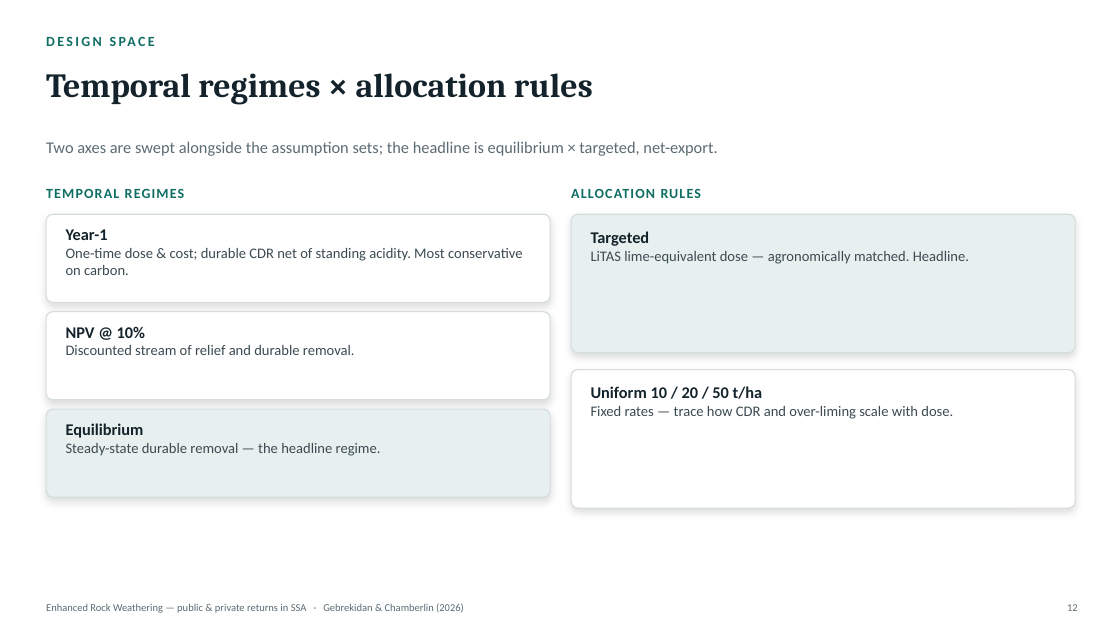
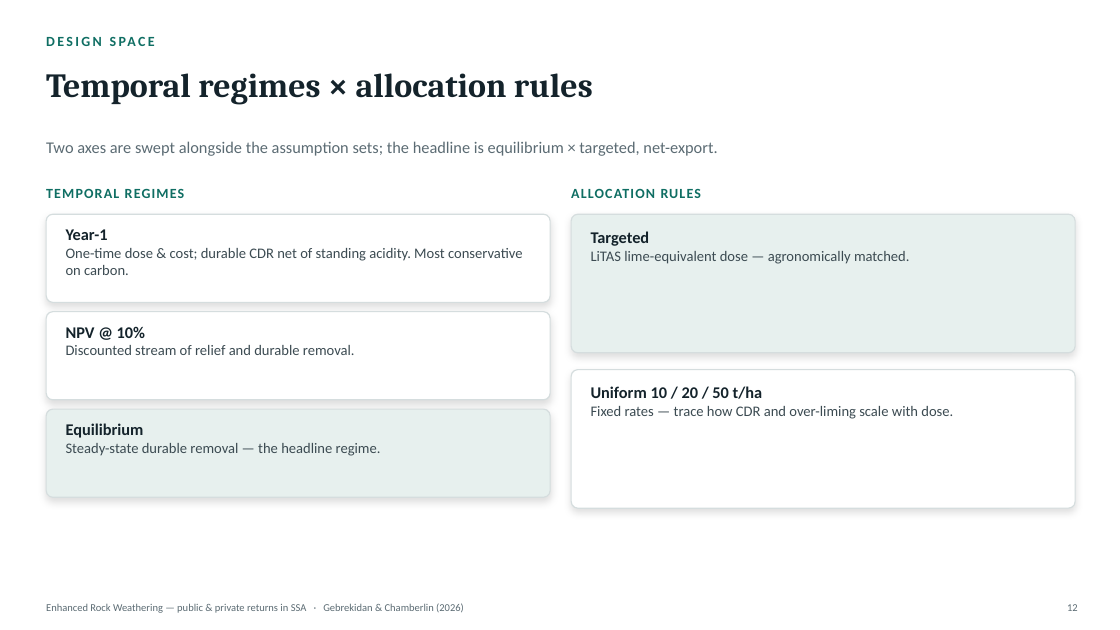
Before and after one commit to chamb244/erw-exante-v2, a slide deck: slide 12 of paper/ERW_public_private_returns_walkthrough.pptx. Drawn at 1120x630 pixels with LibreOffice and Linux fonts; fonts in the diff are those of the drawing. Boxes give left, top, right and bottom in pixels: in the first picture for what was removed or moved away, otherwise in the second. Text is boxed around its words. In the diff, an @@ line names an element or a change of style, - is before the commit and + after.

Commit message:
Wire net-export CDR into erw-7 (regime-specific sink); erw-11 headline=equilibrium
erw-7 now applies durable = max(gross - F*S, 0) inside cdr_revenue, with
F=0.88 from feedstock chemistry and a regime-specific acidity sink
(standing for year1/NPV, maintenance for equilibrium). NA sink -> 0 so
non-acid pixels export fully. erw-11 REGIME default -> equilibrium to
match the manuscript headline. Re-run erw-7 then erw-10/erw-11 to
regenerate.

```diff
--- a/paper/ERW_public_private_returns_walkthrough.pptx
+++ b/paper/ERW_public_private_returns_walkthrough.pptx
@@ text at (591, 231, 910, 264): text changed @@
-Targeted
-LiTAS lime-equivalent dose — agronomically matched. Headline.
+Targeted
+LiTAS lime-equivalent dose — agronomically matched.
```
Also in this commit, not shown: 2 other slides changed, 3 other files.
